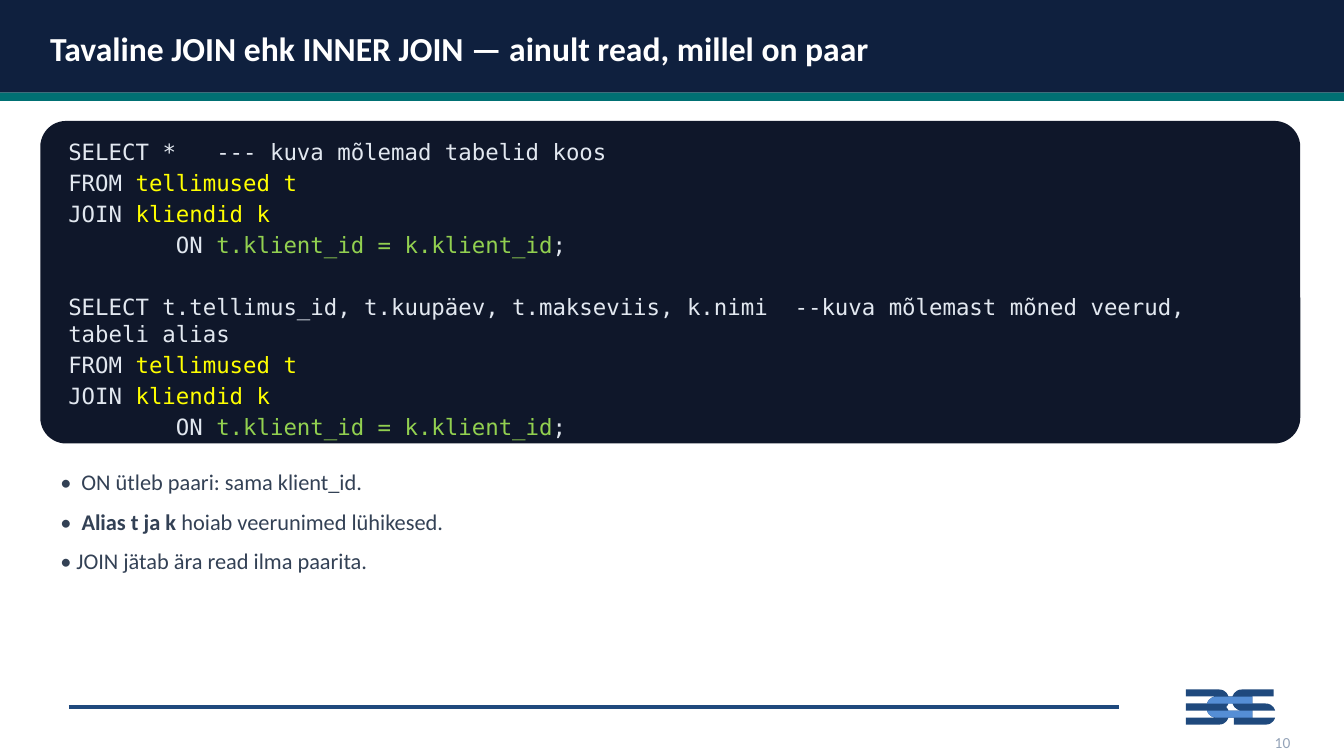
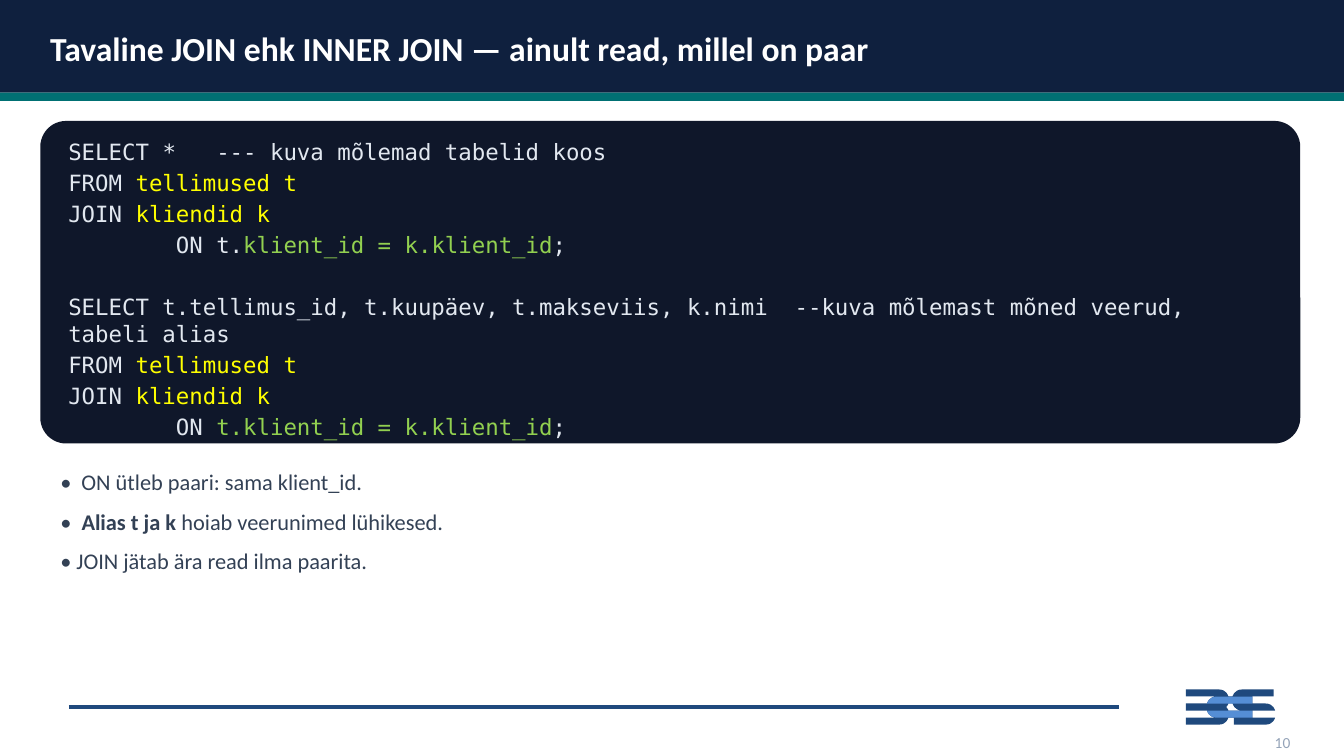
Before and after one commit to emilieabel/andmetarkus, a slide deck: slide 10 of Materjalid/Day8 SQL/8-paev-andmetarkus-esitlus.pptx (slide 9 before the commit). Drawn at 1344x756 pixels with LibreOffice and Linux fonts; fonts in the diff are those of the drawing. Boxes give left, top, right and bottom in pixels: in the first picture for what was removed or moved away, otherwise in the second. Text is boxed around its words. In the diff, an @@ line names an element or a change of style, - is before the commit and + after.

```diff
--- a/Materjalid/Day8 SQL/8-paev-andmetarkus-esitlus.pptx
+++ b/Materjalid/Day8 SQL/8-paev-andmetarkus-esitlus.pptx
@@ text at [176,236,566,259]: text colour #92D050 to #E2E8F0 in "t.klient_id" @@
```
Also in this commit, not shown: 3 other slides changed, 1 slide added, 1 other file.
